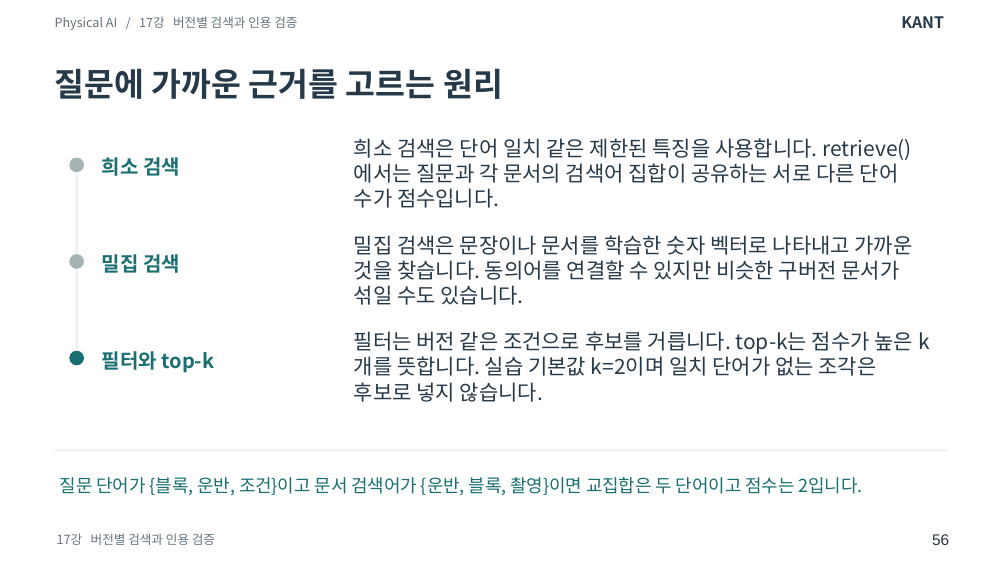
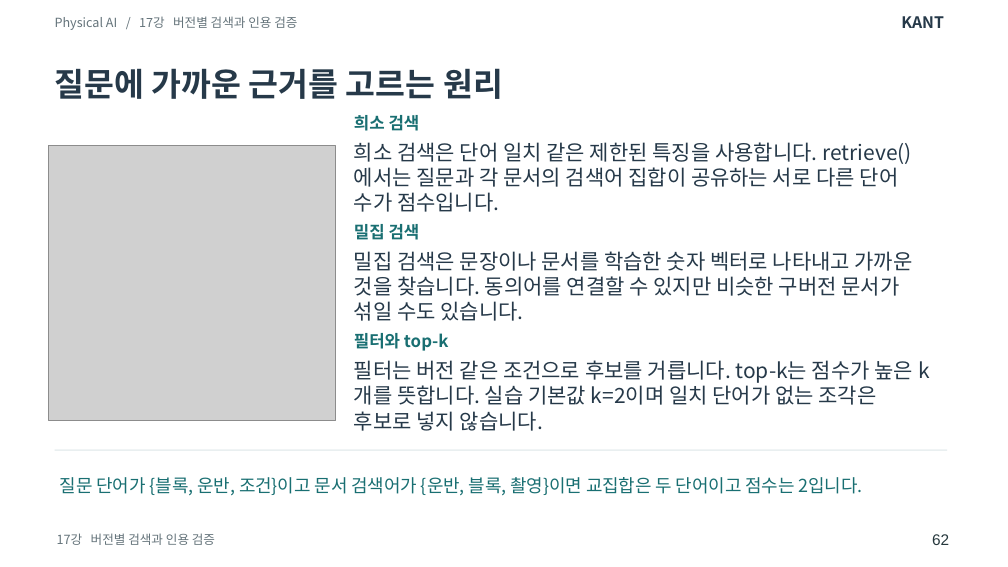
Before and after one commit to SpartaPA/waffle-mpx-lyrical, a slide deck: slide 62 of lessons/14-18/lessons-14-18.pptx (slide 56 before the commit). Drawn at 1008x567 pixels with LibreOffice and Linux fonts; fonts in the diff are those of the drawing; grey boxes stand for pictures. Boxes give left, top, right and bottom in pixels: in the first picture for what was removed or moved away, otherwise in the second. Text is boxed around its words. In the diff, an @@ line names an element or a change of style, - is before the commit and + after.

Commit message:
다섯 강의에서 지시문이 코드와 결과로 이어지는 과정을 그림과 함께 설명합니다

```diff
--- a/lessons/14-18/lessons-14-18.pptx
+++ b/lessons/14-18/lessons-14-18.pptx
@@ size 14.2 to 12 pt; vertical alignment middle to top in 3 elements at (x1=354, y1=333, x2=448, y2=351), (x1=354, y1=224, x2=420, y2=240), (x1=354, y1=115, x2=420, y2=131) @@
@@ text "희소 검색" moved from (x1=102, y1=157, x2=180, y2=176) to (x1=354, y1=115, x2=420, y2=131) @@
@@ picture added at (x1=49, y1=145, x2=337, y2=420) @@
@@ ellipse removed at (x1=70, y1=157, x2=85, y2=172) @@
@@ rectangle removed at (x1=76, y1=173, x2=78, y2=253) @@
@@ text "밀집 검색" moved from (x1=102, y1=254, x2=180, y2=273) to (x1=354, y1=224, x2=420, y2=240) @@
@@ ellipse removed at (x1=70, y1=254, x2=85, y2=269) @@
@@ text "밀집 검색은 문장이나 문서를 학습한 ..." moved from (x1=354, y1=235, x2=913, y2=305) to (x1=354, y1=251, x2=913, y2=321) @@
@@ rectangle removed at (x1=76, y1=270, x2=78, y2=350) @@
@@ text "필터와 top-k" moved from (x1=102, y1=351, x2=215, y2=373) to (x1=354, y1=333, x2=448, y2=351) @@
@@ ellipse removed at (x1=70, y1=351, x2=85, y2=366) @@
@@ vertical alignment middle to top in 3 elements at (x1=354, y1=142, x2=912, y2=212), (x1=354, y1=251, x2=913, y2=321), (x1=354, y1=360, x2=914, y2=431) @@
@@ text "필터는 버전 같은 조건으로 후보를 ..." moved from (x1=354, y1=331, x2=914, y2=402) to (x1=354, y1=360, x2=914, y2=431) @@
@@ text at (x1=932, y1=534, x2=949, y2=545): text changed @@
-56
+62
```
Also in this commit, not shown: 77 other slides changed, 10 slides added, 3 other files.
